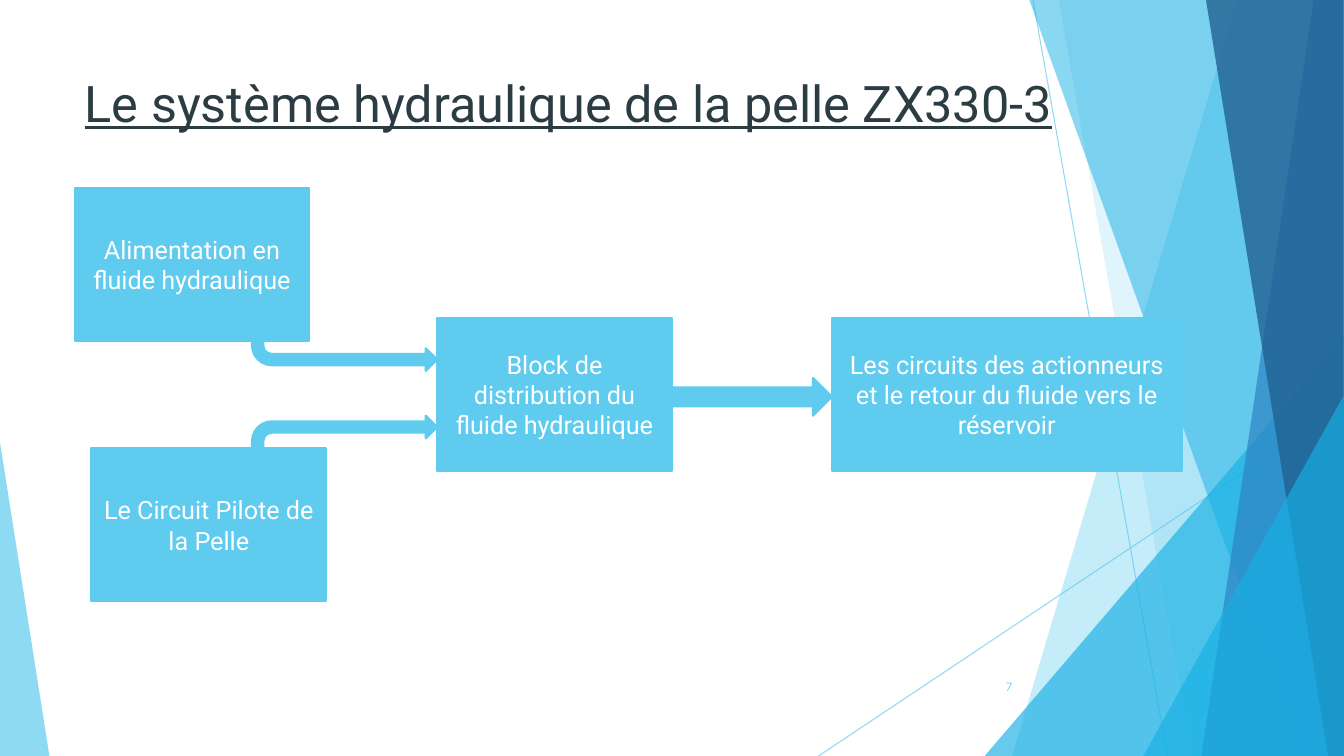
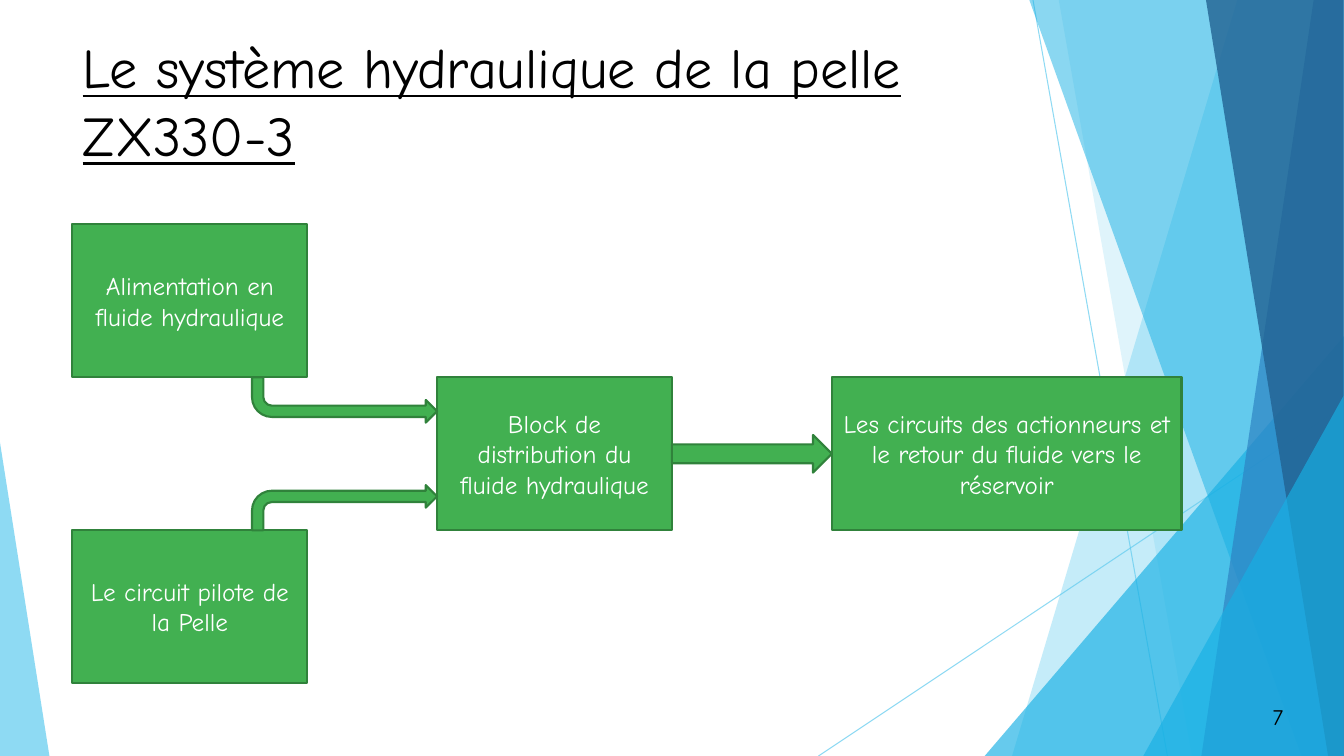
Before and after one commit to OussamaTeyib/PFE, a slide deck: slide 7 of Présentation.pptx. Drawn at 1344x756 pixels with LibreOffice and Linux fonts; fonts in the diff are those of the drawing. Boxes give left, top, right and bottom in pixels: in the first picture for what was removed or moved away, otherwise in the second. Text is boxed around its words. In the diff, an @@ line names an element or a change of style, - is before the commit and + after.

```diff
--- a/Présentation.pptx
+++ b/Présentation.pptx
@@ title "Le système hydraulique de la ...": place and size @@
-title "Le système hydraulique de la ..." at [85,76,1052,133]
+title "Le système hydraulique de la ..." at [83,46,901,165]
@@ title "Le système hydraulique de la ..." at [83,46,901,165]: size 36 to 40 pt, font Roboto to Comic Neue, text colour #2C3C43 to #000000 @@
@@ rectangle "Alimentation en fluide hydraulique": place and size @@
-rectangle "Alimentation en fluide hydraulique" at [75,188,310,341]
+rectangle "Alimentation en fluide hydraulique" at [73,225,308,378]
@@ bent arrow: place and size @@
-bent arrow at [252,326,438,371]
+bent arrow at [252,377,438,422]
@@ font Roboto to Comic Neue; fill #5FCBEF to #42B051; outline #5FCBEF 1.5 pt to #31823C 1.5 pt in 3 elements at [73,225,308,378], [438,377,673,530], [832,377,1182,530] @@
@@ 2 rectangles, 1 right arrow: place and size @@
-2 rectangles, 1 right arrow at [438,319,1182,472]
+2 rectangles, 1 right arrow at [438,377,1182,530]
@@ fill #5FCBEF to #42B051; outline #5FCBEF 1.5 pt to #31823C 1.5 pt in 4 elements at [73,530,308,684], [252,377,438,422], [673,436,833,473], [252,485,438,530] @@
@@ bent arrow: place and size @@
-bent arrow at [252,415,438,461]
+bent arrow at [252,485,438,530]
@@ rectangle "Le circuit pilote de la ...": place and size @@
-rectangle "Le circuit pilote de la ..." at [92,449,327,602]
+rectangle "Le circuit pilote de la ..." at [73,530,308,684]
@@ text in rectangle at [91,583,289,631]: text changed; font Roboto to Comic Neue @@
-Le Circuit Pilote de la Pelle
+Le circuit pilote de la Pelle
@@ page number: place and size @@
-page number at [1006,682,1012,691]
+page number at [1238,697,1318,737]
@@ page number at [1238,697,1318,737]: size 9 to 16 pt, text colour #5FCBEF to #000000; alignment right to centre; fill none to #FFFFFF; outline none to #000000 1.5 pt @@
```
Also in this commit, not shown: 22 other slides changed, 1 slide added, 1 slide removed, 24 other files.
